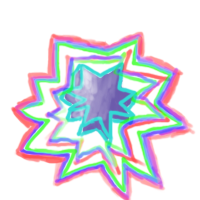
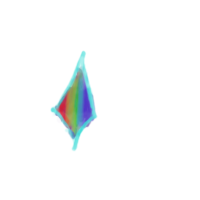
Revision of a layered 200x200 image; what changed, layer by layer:
added layer "flake light" above "flake lines" over [46, 39, 101, 160]
added layer "flake lines" above "flake rainbow" over [50, 50, 98, 152]
added layer "flake rainbow" (80%) above "flake color" over [54, 63, 96, 138]
added layer "flake color" above "electro screech wave" over [54, 65, 96, 140]
hid "electro screech wave" over [10, 31, 196, 200]
hid "electro screech glow" over [43, 48, 171, 180]
hid "electro screech light" over [63, 65, 119, 125]
hid "electro screech lines" over [58, 61, 138, 149]
hid "electro screech color" over [63, 66, 136, 141]
